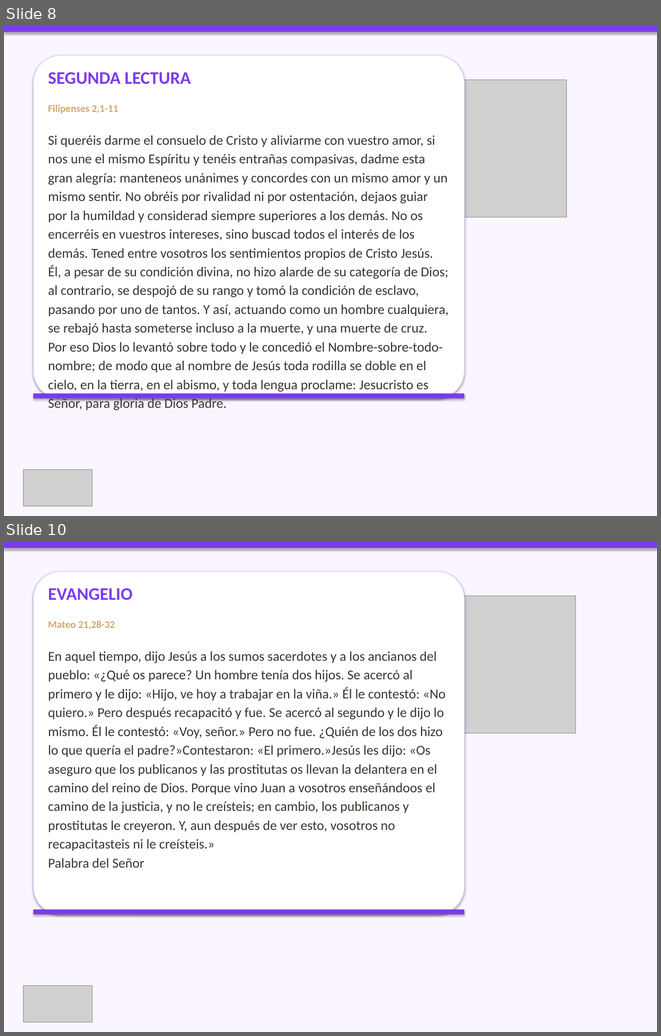
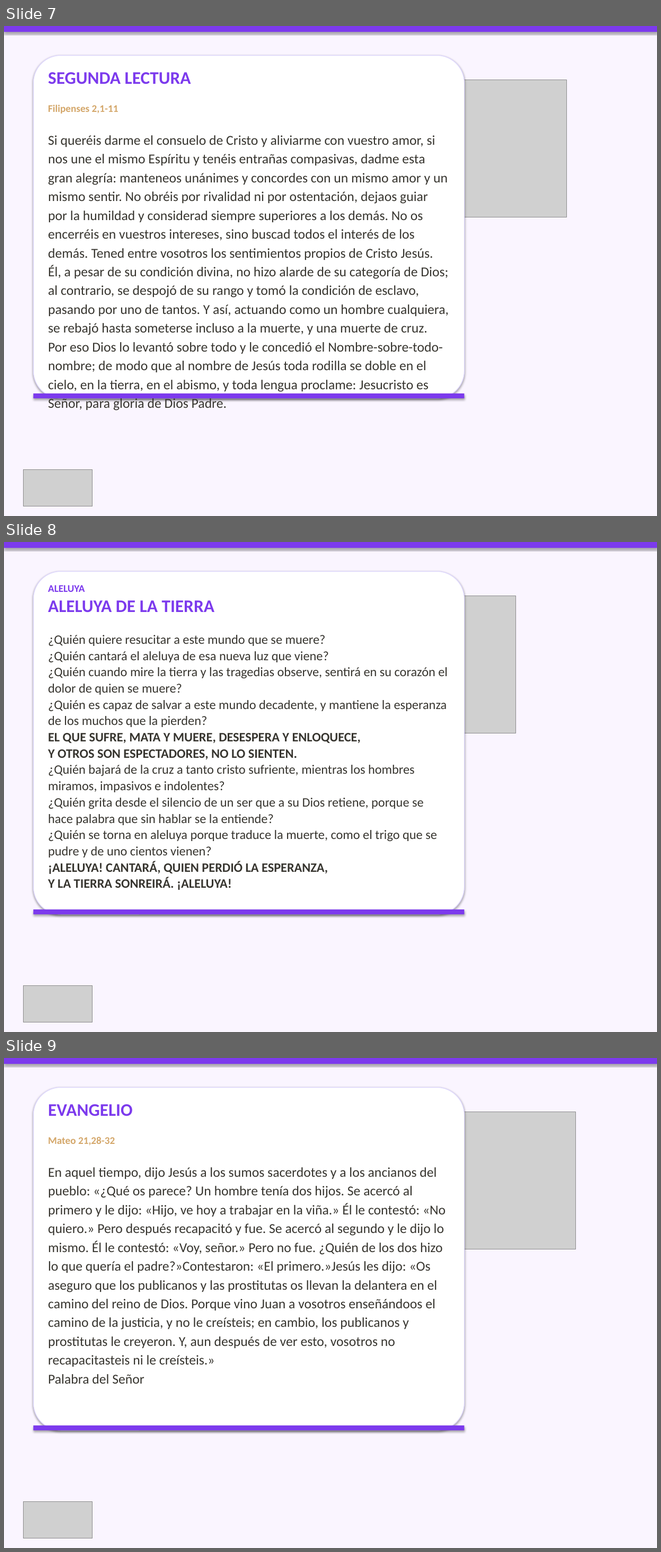
Before and after one commit to CC5M5/CCE-M5, a slide deck: presentaciones_html/2026-09-27_presentacion/2026-09-27_presentacion.pptx. Shown one above the other, each under a label of ours: slides 8 and 10 before the commit, slides 7, 8 and 9 after it; the slides between them are not shown. The pictures are 661x1036 and 661x1552 pixels, drawn with LibreOffice and Linux fonts; fonts in the diff are those of the drawing; grey boxes stand for pictures. Boxes give left, top, right and bottom in pixels: in the first picture for what was removed or moved away, otherwise in the second. Text is boxed around its words. In the diff, an @@ line names an element or a change of style, - is before the commit and + after.

Commit message:
fix(presentacion): asignación manual correcta para 2026-09-27
- Aplica la selección de canciones indicada por el usuario para el XXVI Domingo T.O.
- Entrada, Gloria, Aleluya, Ofertorio, Santo, Paz, Comunión, Canto a María,
  Despedida con canciones concretas.
- Perdón, Salmo y Padre Nuestro se dejan como textos litúrgicos.
- Regenera PPTX fieles, hoja de músicos (PDF) y bundle web.

```diff
--- a/presentaciones_html/2026-09-27_presentacion/2026-09-27_presentacion.pptx
+++ b/presentaciones_html/2026-09-27_presentacion/2026-09-27_presentacion.pptx
@@ slide 8 added at [4, 542, 657, 1032], background #FAF5FF @@
@@ rectangle added at [4, 542, 657, 548], fill #7C3AED @@
@@ rounded rectangle added at [33, 571, 465, 914], fill #FFFFFF, outline #DDD6FE 1 pt @@
@@ text added at [48, 585, 448, 890], 19 pt, text #37352F @@
+ALELUYA
+ALELUYA DE LA TIERRA
+¿Quién quiere resucitar a este mundo que se muere?
+¿Quién cantará el aleluya de esa nueva luz que viene?
+¿Quién cuando mire la tierra y las tragedias observe, sentirá en su corazón el dolor de quien se muere?
+¿Quién es capaz de salvar a este mundo decadente, y mantiene la esperanza de los muchos que la pierden?
+EL QUE SUFRE, MATA Y MUERE, DESESPERA Y ENLOQUECE,
+Y OTROS SON ESPECTADORES, NO LO SIENTEN.
+¿Quién bajará de la cruz a tanto cristo sufriente, mientras los hombres miramos, impasivos e indolentes?
+¿Quién grita desde el silencio de un ser que a su Dios retiene, porque se hace palabra que sin hablar se la entiende?
+¿Quién se torna en aleluya porque traduce la muerte, como el trigo que se pudre y de uno cientos vienen?
+¡ALELUYA! CANTARÁ, QUIEN PERDIÓ LA ESPERANZA,
+Y LA TIERRA SONREIRÁ. ¡ALELUYA!
@@ picture added at [362, 596, 516, 733] @@
@@ rectangle added at [33, 909, 465, 914], fill #7C3AED @@
@@ picture added at [24, 985, 92, 1022] @@
@@ what was slide 8 is now slide 7 @@
@@ what was slide 10 is now slide 9 @@
```
Also in this commit, not shown: 4 slides changed, 8 other slides added, 10 slides removed, 7 other files.
